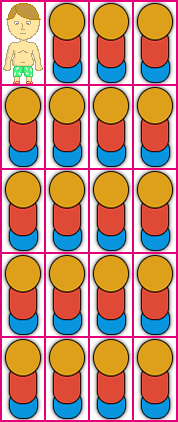
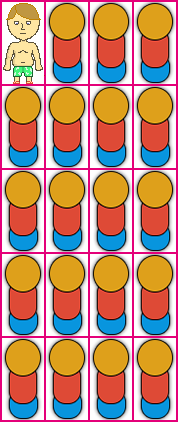
Comparing the layer stacks of the two w=178, h=422 images. Changes:
painted on "Idle 1" (5th of 5, in "Front") over [3,20,43,82]
